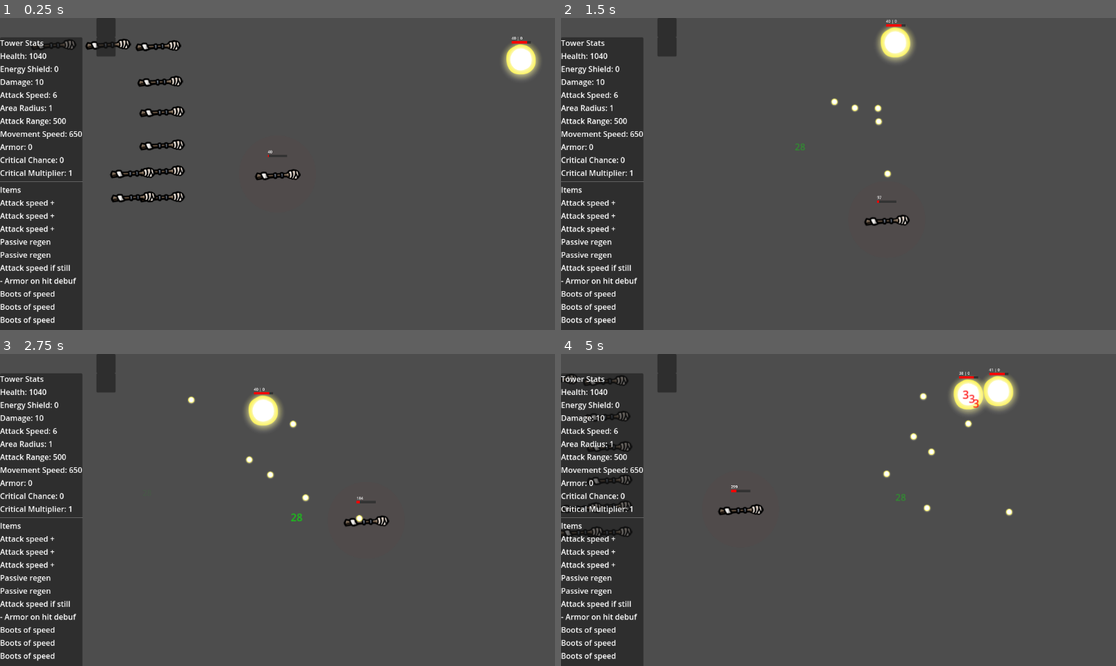
Above: before the commit, frames 1-4 (two rows, left to right).
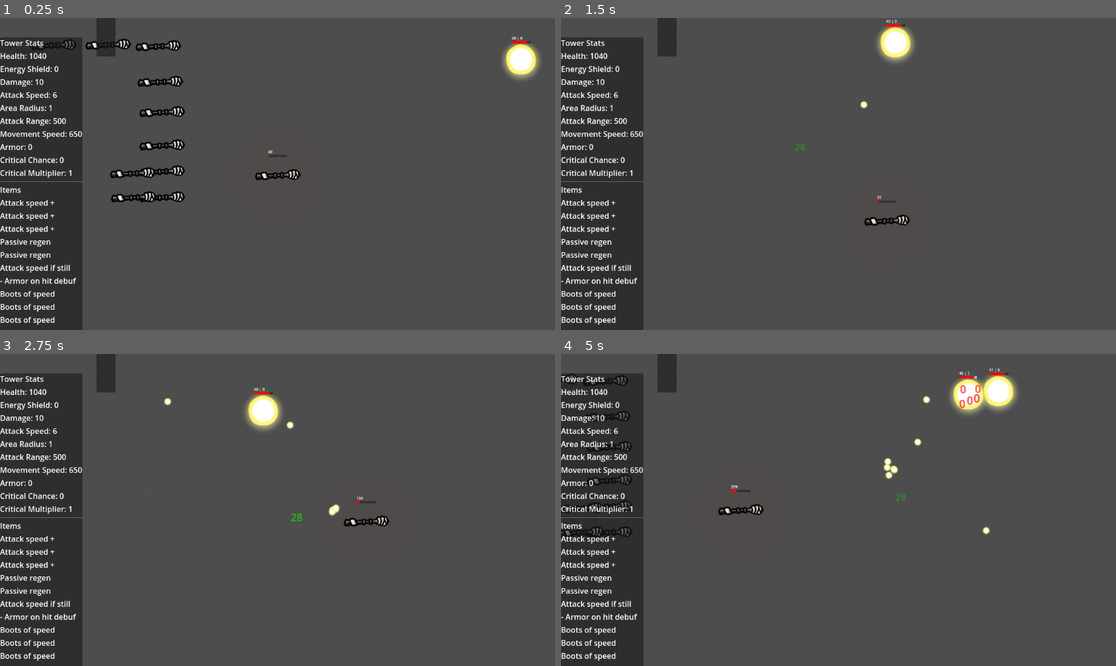
Above: after the commit, the same moments.

Repository: NathanAY/Broriskoftarainto
Game: Godot game, scene res://Scenes/Main.tscn
Two runs of this game, one before a commit and one after it. Both use one fixed random seed, a clock stepped at 60 frames per second and the inputs below.
Inputs:
- Up to frame 1 (0.25 s): no input
- Up to frame 2 (1.5 s): tap Enter (ui_accept) at 0.5, 0.77 s; hold Right (ui_right) 0.53-1.28 s; hold Down (ui_down) from 1.28 s (still down)
- Up to frame 3 (2.75 s): tap Enter (ui_accept) at 1.52 s; release Down (ui_down) at 2.03 s; hold Right (ui_right) from 2.03 s (still down)
- Up to frame 4 (5 s): release Right (ui_right) at 2.78 s; hold Up (ui_up) 2.78-3.53 s; tap Enter (ui_accept) at 3.02, 3.77, 4.52 s; hold Left (ui_left) from 3.53 s (still down)

The runs differ from the first frame. In frame 2, 0.2% of the frame differs, in the area x 48-60%, y 25-52%; in frame 3, 0.2%; in frame 4, 0.5%, in the area x 57-82%, y 5-58%.

Commit message:
Add find target behaviors

Diff:
--- a/Resources/weapons/Knife.tres
+++ b/Resources/weapons/Knife.tres
@@ -1,6 +1,7 @@
-[gd_resource type="Resource" script_class="MeleeWeapon" load_steps=2 format=3 uid="uid://cl8on386uk6rp"]
+[gd_resource type="Resource" script_class="MeleeWeapon" load_steps=3 format=3 uid="uid://cl8on386uk6rp"]
 
 [ext_resource type="Script" uid="uid://btqm0gae3kpiu" path="res://Systems/weapon/melee_weapon.gd" id="1_363sm"]
+[ext_resource type="Resource" uid="uid://88gqpdee82ou" path="res://Resources/weapons/aim/all.tres" id="2_jyyv4"]
 
 [resource]
 script = ExtResource("1_363sm")
@@ -8,6 +9,7 @@
 description = "Knife"
 base_attack_speed = 1.0
 base_damage = 5.0
-range = 80.0
+range = 90.0
 modifiers = {}
+target_selector = ExtResource("2_jyyv4")
 metadata/_custom_type_script = "uid://2vl1rp4agc1u"
--- a/Resources/weapons/Pistol.tres
+++ b/Resources/weapons/Pistol.tres
@@ -1,15 +1,17 @@
-[gd_resource type="Resource" script_class="PistolWeapon" load_steps=3 format=3 uid="uid://0kk7tflomdcg"]
+[gd_resource type="Resource" script_class="PistolWeapon" load_steps=4 format=3 uid="uid://0kk7tflomdcg"]
 
 [ext_resource type="PackedScene" uid="uid://bbj577efimtbf" path="res://Systems/weapon/Projectile.tscn" id="1_120iq"]
 [ext_resource type="Script" uid="uid://c86g5wtgphef8" path="res://Systems/weapon/pistol_weapon.gd" id="1_yx5y6"]
+[ext_resource type="Resource" uid="uid://hye6t5sxe2yg" path="res://Resources/weapons/aim/closest.tres" id="3_v0y1f"]
 
 [resource]
 script = ExtResource("1_yx5y6")
 projectile_scene = ExtResource("1_120iq")
-name = "fgh"
-description = "fdh"
+name = "Pistol"
+description = "Pistol"
 base_attack_speed = 1.0
 base_damage = 5.0
 range = 400.0
 modifiers = {}
+target_selector = ExtResource("3_v0y1f")
 metadata/_custom_type_script = "uid://2vl1rp4agc1u"
--- a/Resources/weapons/Shotgun.tres
+++ b/Resources/weapons/Shotgun.tres
@@ -1,7 +1,8 @@
-[gd_resource type="Resource" script_class="ShotgunWeapon" load_steps=3 format=3 uid="uid://fov62q3eb6q7"]
+[gd_resource type="Resource" script_class="ShotgunWeapon" load_steps=4 format=3 uid="uid://fov62q3eb6q7"]
 
 [ext_resource type="PackedScene" uid="uid://bbj577efimtbf" path="res://Systems/weapon/Projectile.tscn" id="1_hd58x"]
 [ext_resource type="Script" uid="uid://prg5uja0tmq4" path="res://Systems/weapon/shotgun_weapon.gd" id="1_st5ot"]
+[ext_resource type="Resource" uid="uid://crhs1rw6kcd5s" path="res://Resources/weapons/aim/highest_hp.tres" id="3_6lkm0"]
 
 [resource]
 script = ExtResource("1_st5ot")
@@ -10,8 +11,9 @@
 spread_angle = 15.0
 name = "Shotgun"
 description = "Shotgun"
-base_attack_speed = 1.0
+base_attack_speed = 0.3
 base_damage = 5.0
 range = 400.0
 modifiers = {}
+target_selector = ExtResource("3_6lkm0")
 metadata/_custom_type_script = "uid://2vl1rp4agc1u"
--- /dev/null
+++ b/Resources/weapons/aim/all.tres
@@ -0,0 +1,7 @@
+[gd_resource type="Resource" script_class="AllTargetsInRangeSelector" load_steps=2 format=3 uid="uid://88gqpdee82ou"]
+
+[ext_resource type="Script" uid="uid://bxgnko2204vvh" path="res://Systems/weapon/target/all_targets_in_range.gd" id="1_nm3iq"]
+
+[resource]
+script = ExtResource("1_nm3iq")
+metadata/_custom_type_script = "uid://o7tsxgqpxyaf"
--- /dev/null
+++ b/Resources/weapons/aim/closest.tres
@@ -0,0 +1,7 @@
+[gd_resource type="Resource" script_class="ClosestTargetSelector" load_steps=2 format=3 uid="uid://hye6t5sxe2yg"]
+
+[ext_resource type="Script" uid="uid://4jtig3thlogl" path="res://Systems/weapon/target/closest_target_selector.gd" id="1_pnnlb"]
+
+[resource]
+script = ExtResource("1_pnnlb")
+metadata/_custom_type_script = "uid://o7tsxgqpxyaf"
--- /dev/null
+++ b/Resources/weapons/aim/highest_hp.tres
@@ -0,0 +1,7 @@
+[gd_resource type="Resource" script_class="LowestHealthTargetSelector" load_steps=2 format=3 uid="uid://crhs1rw6kcd5s"]
+
+[ext_resource type="Script" uid="uid://n24j8m7tnux6" path="res://Systems/weapon/target/highest_hp.gd" id="1_cgtxx"]
+
+[resource]
+script = ExtResource("1_cgtxx")
+metadata/_custom_type_script = "uid://o7tsxgqpxyaf"
--- /dev/null
+++ b/Resources/weapons/aim/lowest_hp.tres
@@ -0,0 +1,7 @@
+[gd_resource type="Resource" script_class="RandomTargetSelector" load_steps=2 format=3 uid="uid://o1i4xf6n4r6f"]
+
+[ext_resource type="Script" uid="uid://c3mv6f35olrpp" path="res://Systems/weapon/target/lowest_hp.gd" id="1_0yem0"]
+
+[resource]
+script = ExtResource("1_0yem0")
+metadata/_custom_type_script = "uid://o7tsxgqpxyaf"
--- /dev/null
+++ b/Resources/weapons/aim/random.tres
@@ -0,0 +1,7 @@
+[gd_resource type="Resource" script_class="RandomTargetSelector" load_steps=2 format=3 uid="uid://cvld6sehrc6ck"]
+
+[ext_resource type="Script" uid="uid://bmn3fkvrrkiah" path="res://Systems/weapon/target/random_target_selector.gd" id="1_mw5hx"]
+
+[resource]
+script = ExtResource("1_mw5hx")
+metadata/_custom_type_script = "uid://o7tsxgqpxyaf"
--- a/Scripts/Enemy.gd
+++ b/Scripts/Enemy.gd
@@ -14,7 +14,7 @@
     add_to_group("enemies")  # Add enemy to a group
     add_to_group("damageable")
     $WeaponHolder.add_weapon(load("res://Resources/weapons/Pistol.tres"))
-    #$WeaponHolder.add_weapon(load("res://Resources/weapons/Knife.tres"))
+    $WeaponHolder.add_weapon(load("res://Resources/weapons/Knife.tres"))
     #$WeaponHolder.add_weapon(load("res://Resources/weapons/Pistol.tres"))
     item_holder.add_item(load("res://Resources/items/BootsOfSpeed.tres"))
     #item_holder.add_item(load("res://Resources/items/RegenPassive.tres"))
--- a/Scripts/tower.gd
+++ b/Scripts/tower.gd
@@ -18,8 +18,8 @@
             c.attachEventManager(event_manager)
 
     $WeaponHolder.add_weapon(load("res://Resources/weapons/Knife.tres"))
-    $WeaponHolder.add_weapon(load("res://Resources/weapons/Pistol.tres"))
-    #$WeaponHolder.add_weapon(load("res://Resources/weapons/Shotgun.tres"))
+    #$WeaponHolder.add_weapon(load("res://Resources/weapons/Pistol.tres"))
+    $WeaponHolder.add_weapon(load("res://Resources/weapons/Shotgun.tres"))
     $ItemHolder.add_item(load("res://Resources/items/AttackSpeedItem.tres"))
     $ItemHolder.add_item(load("res://Resources/items/AttackSpeedItem.tres"))
     $ItemHolder.add_item(load("res://Resources/items/AttackSpeedItem.tres"))
@@ -46,7 +46,7 @@
 func _draw():
     # Draw a circle showing the attack range (for debugging)
     #draw_circle(Vector2.ZERO, stats.get_stat("attack_range"), Color(1, 0, 0, 0.02))
-    draw_circle(Vector2.ZERO, 80, Color(1, 0, 0, 0.02))
+    draw_circle(Vector2.ZERO, 100, Color(1, 0, 0, 0.02))
     pass
 
 func _on_area_2d_area_entered(area: Area2D) -> void:
--- a/Systems/Items/Modifiers/homing_modifier.gd
+++ b/Systems/Items/Modifiers/homing_modifier.gd
@@ -1,7 +1,7 @@
 # HomingModifier.gd
 extends Node
 
-@export var homing_strength: float = 2.0   # how fast projectile can turn (radians per second)
+@export var homing_strength: float = 1.0   # how fast projectile can turn (radians per second)
 @export var homing_range: float = 400.0    # max distance to search for targets
 
 var holder: Node
--- a/Systems/weapon/BaseWeapon.gd
+++ b/Systems/weapon/BaseWeapon.gd
@@ -8,6 +8,7 @@
 @export var base_damage: float = 5.0
 @export var range: float = 400.0
 @export var modifiers: Dictionary = {}
+@export var target_selector: TargetSelector
 
 var holder_ref: WeakRef
 var event_manager: Node
--- /dev/null
+++ b/Systems/weapon/target/all_targets_in_range.gd
@@ -0,0 +1,13 @@
+# res://scripts/weapons/target_selectors/AllTargetsInRangeSelector.gd
+extends TargetSelector
+class_name AllTargetsInRangeSelector
+
+func find_targets(holder: Node, range: float) -> Array[Node]:
+    var targets: Array[Node] = []
+    for node in holder.get_tree().get_nodes_in_group("damageable"):
+        if node == holder:
+            continue
+        var dist = holder.global_position.distance_to(node.global_position)
+        if dist <= range:
+            targets.append(node)
+    return targets
--- /dev/null
+++ b/Systems/weapon/target/closest_target_selector.gd
@@ -0,0 +1,26 @@
+# res://scripts/target_selectors/closest_target_selector.gd
+extends TargetSelector
+class_name ClosestTargetSelector
+
+func find_targets(holder: Node, range: float) -> Array[Node]:
+    var closest: Node = null
+    var closest_dist := INF
+    var results: Array[Node] = []
+    for node in holder.get_tree().get_nodes_in_group("damageable"):
+        if node == holder:
+            continue
+        if _should_skip(holder, node):
+            continue
+        var dist = holder.global_position.distance_to(node.global_position)
+        if dist <= range and dist < closest_dist:
+            closest_dist = dist
+            closest = node
+    if closest:
+        results.append(closest)
+    return results
+
+func _should_skip(holder: Node, node: Node) -> bool:
+    for g in holder.get_groups().filter(func(gr): return gr != "damageable"):
+        if node.is_in_group(g):
+            return true
+    return false
--- /dev/null
+++ b/Systems/weapon/target/highest_hp.gd
@@ -0,0 +1,23 @@
+# res://scripts/weapons/target_selectors/HighestHealthTargetSelector.gd
+extends TargetSelector
+class_name HighestHealthTargetSelector
+
+func find_targets(holder: Node, range: float) -> Array[Node]:
+    var best_target: Node = null
+    var highest := 0
+
+    for node in holder.get_tree().get_nodes_in_group("damageable"):
+        if node == holder:
+            continue
+        var dist = holder.global_position.distance_to(node.global_position)
+        if dist > range:
+            continue
+
+        var health_node = node.get_node_or_null("Health")
+        if health_node and health_node.current_health > highest:
+            highest = health_node.current_health
+            best_target = node
+
+    if best_target:
+        return [best_target]  # wrap in array
+    return []  # always return an array
--- /dev/null
+++ b/Systems/weapon/target/lowest_hp.gd
@@ -0,0 +1,23 @@
+# res://scripts/weapons/target_selectors/LowestHealthTargetSelector.gd
+extends TargetSelector
+class_name LowestHealthTargetSelector
+
+func find_targets(holder: Node, range: float) -> Array[Node]:
+    var best_target: Node = null
+    var best := INF
+
+    for node in holder.get_tree().get_nodes_in_group("damageable"):
+        if node == holder:
+            continue
+        var dist = holder.global_position.distance_to(node.global_position)
+        if dist > range:
+            continue
+
+        var health_node = node.get_node_or_null("Health")
+        if health_node and health_node.current_health < best:
+            best = health_node.current_health
+            best_target = node
+
+    if best_target:
+        return [best_target]  # wrap in array
+    return []  # always return an array
--- /dev/null
+++ b/Systems/weapon/target/random_target_selector.gd
@@ -0,0 +1,14 @@
+# res://scripts/weapons/target_selectors/RandomTargetSelector.gd
+extends TargetSelector
+class_name RandomTargetSelector
+
+func find_targets(holder: Node, range: float) -> Array[Node]:
+    var candidates: Array = []
+    for node in holder.get_tree().get_nodes_in_group("damageable"):
+        if node == holder:
+            continue
+        if holder.global_position.distance_to(node.global_position) <= range:
+            candidates.append(node)
+    if candidates.is_empty():
+        return []
+    return [candidates.pick_random()]
--- /dev/null
+++ b/Systems/weapon/target/target_selector.gd
@@ -0,0 +1,8 @@
+# res://scripts/weapons/target_selectors/TargetSelector.gd
+extends Resource
+class_name TargetSelector
+
+# holder is the weapon's owner (the entity who wields the weapon)
+# enemies are nodes in group "damageable"
+func find_targets(holder: Node, range: float) -> Array[Node]:
+    return []  # subclasses override
--- a/Systems/weapon/weapon_holder.gd
+++ b/Systems/weapon/weapon_holder.gd
@@ -18,12 +18,12 @@
     if event_manager:
         event_manager.subscribe("on_stat_changes", Callable(self, "_on_stat_changes"))
 
-func add_weapon(weapon_resource: Resource) -> void:
+func add_weapon(weapon_resource: BaseWeapon) -> void:
     if weapon_resource == null:
         return
 
     # Duplicate the resource so we have an independent instance per holder
-    var weapon_inst: Resource = weapon_resource.duplicate(true)
+    var weapon_inst: BaseWeapon = weapon_resource.duplicate(true)
     # Keep the duplicate in our weapons list (so remove_weapon can match it)
     weapons.append(weapon_inst)
 
@@ -39,7 +39,7 @@
     if event_manager:
         event_manager.emit_event("on_weapon_added", [hold_owner, weapon_inst])
 
-func remove_weapon(weapon_inst: Resource) -> void:
+func remove_weapon(weapon_inst: BaseWeapon) -> void:
     if not weapon_inst:
         return
     if not (weapon_inst in weapons):
@@ -63,7 +63,7 @@
     if event_manager:
         event_manager.emit_event("on_weapon_removed", [hold_owner, weapon_inst])
 
-func _equip_weapon(weapon_inst: Resource) -> void:
+func _equip_weapon(weapon_inst: BaseWeapon) -> void:
     # ensure modifiers applied (duplicate safe)
     if weapon_inst.has_method("apply_to"):
         weapon_inst.apply_to(hold_owner)
@@ -80,23 +80,24 @@
     timer.start()
     weapon_timers[weapon_inst] = timer
 
-func _on_weapon_timeout(weapon_inst: Resource) -> void:
-    # called from timer; find a target and ask the weapon instance to shoot
+
+func _on_weapon_timeout(weapon_inst: BaseWeapon) -> void:
+    #called from timer; find a target and ask the weapon instance to shoot
     if weapon_inst == null:
         return
-    # guard: weapon instance might have been removed
     if not (weapon_inst in weapon_timers):
         return
 
-    var targets: Array[Node] = _find_targets(weapon_inst.range if weapon_inst.range else 0)
+    var targets: Array[Node] = []
+    if weapon_inst.target_selector:
+        targets = weapon_inst.target_selector.find_targets(hold_owner, weapon_inst.range)
+
     if targets.size() > 0:
-        # safe call: weapon_inst.try_shoot may be a method on the resource
         if weapon_inst.has_method("try_shoot"):
             weapon_inst.try_shoot(targets)
-        else:
-            push_warning("WeaponHolder: weapon_inst has no try_shoot() method")
 
-func _compute_weapon_wait_time(weapon_inst: Resource) -> float:
+
+func _compute_weapon_wait_time(weapon_inst: BaseWeapon) -> float:
     var base_weapon_speed := 0.0
     if weapon_inst.base_attack_speed:
         base_weapon_speed = float(weapon_inst.base_attack_speed)
@@ -115,28 +116,3 @@
         var t: Timer = weapon_timers[weapon_inst]
         if is_instance_valid(t):
             t.wait_time = _compute_weapon_wait_time(weapon_inst)
-
-func _find_targets(range: float) -> Array[Node]:
-    var targets: Array[Node] = []
-    var closest_target: Node = null
-    var closest_dist = INF
-    # Get all nodes in the scene
-    for node in get_tree().get_nodes_in_group("damageable"): # or iterate all nodes if you want
-        # Skip self
-        if node == hold_owner:
-            continue
-        # Skip if node is in any of the hold_owner's groups
-        var skip = false
-        for g in hold_owner.get_groups().filter(func(group): return  group != "damageable"):
-            if node.is_in_group(g):
-                skip = true
-                break
-        if skip:
-            continue
-        # Check distance
-        var dist = hold_owner.global_position.distance_to(node.global_position)
-        if dist <= range and dist < closest_dist:
-            closest_dist = dist
-            closest_target = node
-            targets.append(node)
-    return targets
Not shown, added: Systems/weapon/target/all_targets_in_range.gd.uid
Not shown, added: Systems/weapon/target/closest_target_selector.gd.uid
Not shown, added: Systems/weapon/target/highest_hp.gd.uid
Not shown, added: Systems/weapon/target/lowest_hp.gd.uid
Not shown, added: Systems/weapon/target/random_target_selector.gd.uid
Not shown, added: Systems/weapon/target/target_selector.gd.uid
